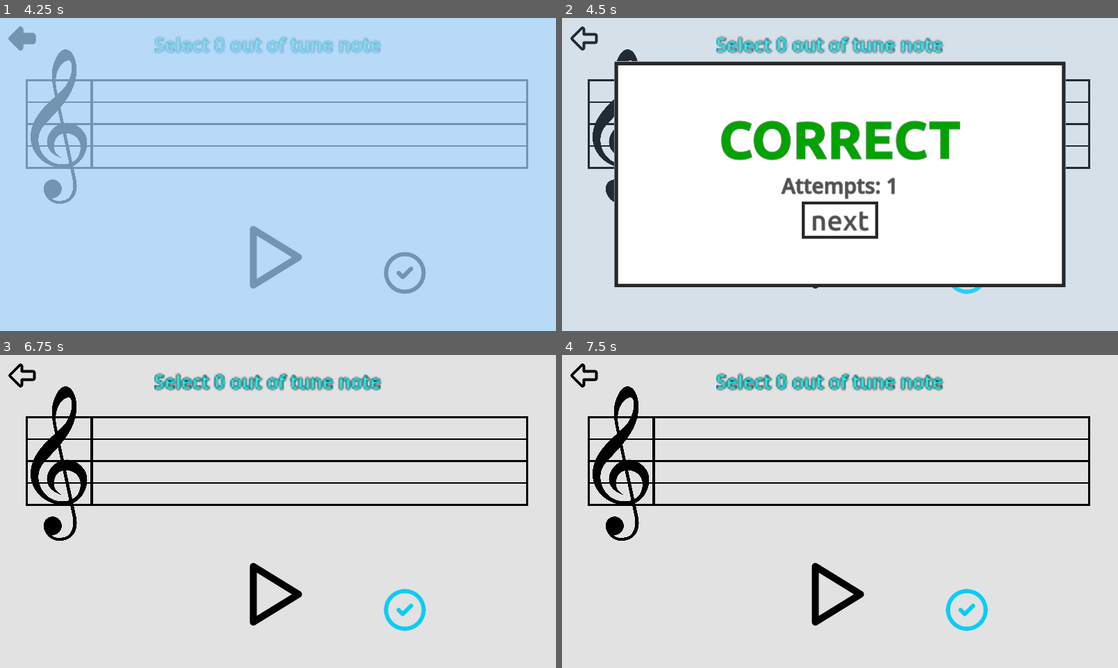
Above: before the commit, frames 1-4 (two rows, left to right).
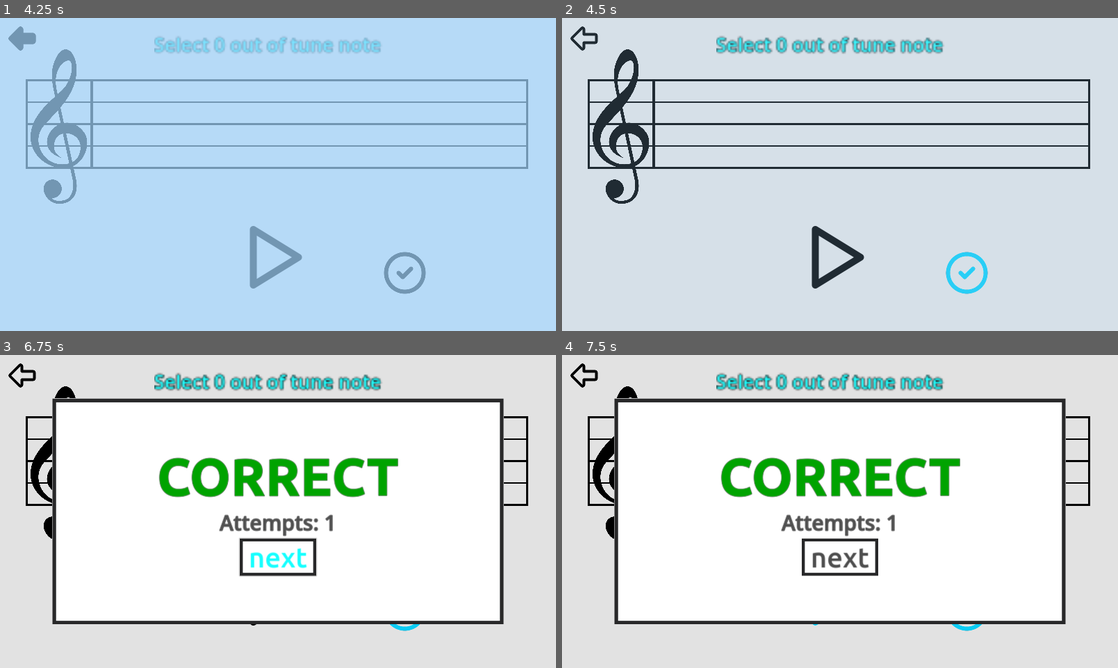
Above: after the commit, the same moments.

Repository: Sniggiho/COMP225-Reluna
Game: Godot game, scene res://Scenes/firstScene.tscn
Same seed, same stepped clock (60 frames per second), same inputs: the game is played once before the commit and once after it.
Inputs (mouse positions are in pixels of both pictures, inside the frame that each line leads up to):
- Up to frame 1 (4.25 s): click (272, 255) at 0.5 s; click (272, 255) at 1.25 s; click (405, 271) at 2 s; click "next" at 2.75 s; click (22, 39) at 3.5 s
- Up to frame 2 (4.5 s): tap Enter (ui_accept) at 4.25 s; move the mouse to (873, 46) at 4.27 s; hold Right (ui_right) from 4.28 s (still down); hold Space (play) from 4.28 s (still down)
- Up to frame 3 (6.75 s): tap Enter (ui_accept) at 4.52, 4.55, 4.82, 5.75, 5.85, 6.02, 6.32, 6.5 s; release Right (ui_right) at 5 s; release Space (play) at 5 s; click "next" at 5 s; move the mouse to (166, 527) at 5.77 s; hold Down (ui_down) 5.78-6.53 s; tap Space (play) at 6.05 s; move the mouse to (333, 442) at 6.52 s; hold Right (ui_right) from 6.53 s (still down); hold Space (play) from 6.53 s (still down)
- Up to frame 4 (7.5 s): tap Enter (ui_accept) at 6.8, 7.25 s; move the mouse to (812, 574) at 7.27 s; release Right (ui_right) at 7.28 s; release Space (play) at 7.28 s; hold Up (ui_up) from 7.28 s (still down); tap Space (play) at 7.35 s

Frame 1 is identical in both runs. In frame 2, 58% of the frame differs, in the area x 9-91%, y 13-86%; in frame 3, 58%; in frame 4, 58%.
Error in both runs: Invalid assignment of index '0' (on base: 'Array') with value of type 'bool'. (res://Scenes/LevelManager/LevelManager.gd:87)

Commit message:
added space to play bar

Diff:
--- a/Project/Scenes/firstScene.gd
+++ b/Project/Scenes/firstScene.gd
@@ -36,6 +36,8 @@
 	if firstFocused == false and (event.is_action_pressed("ui_left") or event.is_action_pressed("ui_right") or event.is_action_pressed("ui_up") or event.is_action_pressed("ui_down")):
 		firstFocused = true
 		playButton.grab_focus()
+	if event.is_action_pressed("play"):
+		$MusicStaff.playBar.play()
 
 	# Currently removed, need to figure out input
 #	if event.is_action_pressed("play"):
--- a/Project/project.godot
+++ b/Project/project.godot
@@ -33,6 +33,12 @@
 
 [input]
 
+ui_accept={
+"deadzone": 0.5,
+"events": [Object(InputEventKey,"resource_local_to_scene":false,"resource_name":"","device":0,"window_id":0,"alt_pressed":false,"shift_pressed":false,"ctrl_pressed":false,"meta_pressed":false,"pressed":false,"keycode":4194309,"physical_keycode":0,"key_label":0,"unicode":0,"echo":false,"script":null)
+, Object(InputEventKey,"resource_local_to_scene":false,"resource_name":"","device":0,"window_id":0,"alt_pressed":false,"shift_pressed":false,"ctrl_pressed":false,"meta_pressed":false,"pressed":false,"keycode":4194310,"physical_keycode":0,"key_label":0,"unicode":0,"echo":false,"script":null)
+]
+}
 checkAnswer={
 "deadzone": 0.5,
 "events": [Object(InputEventKey,"resource_local_to_scene":false,"resource_name":"","device":0,"window_id":0,"alt_presse …(181 unchanged characters)…
